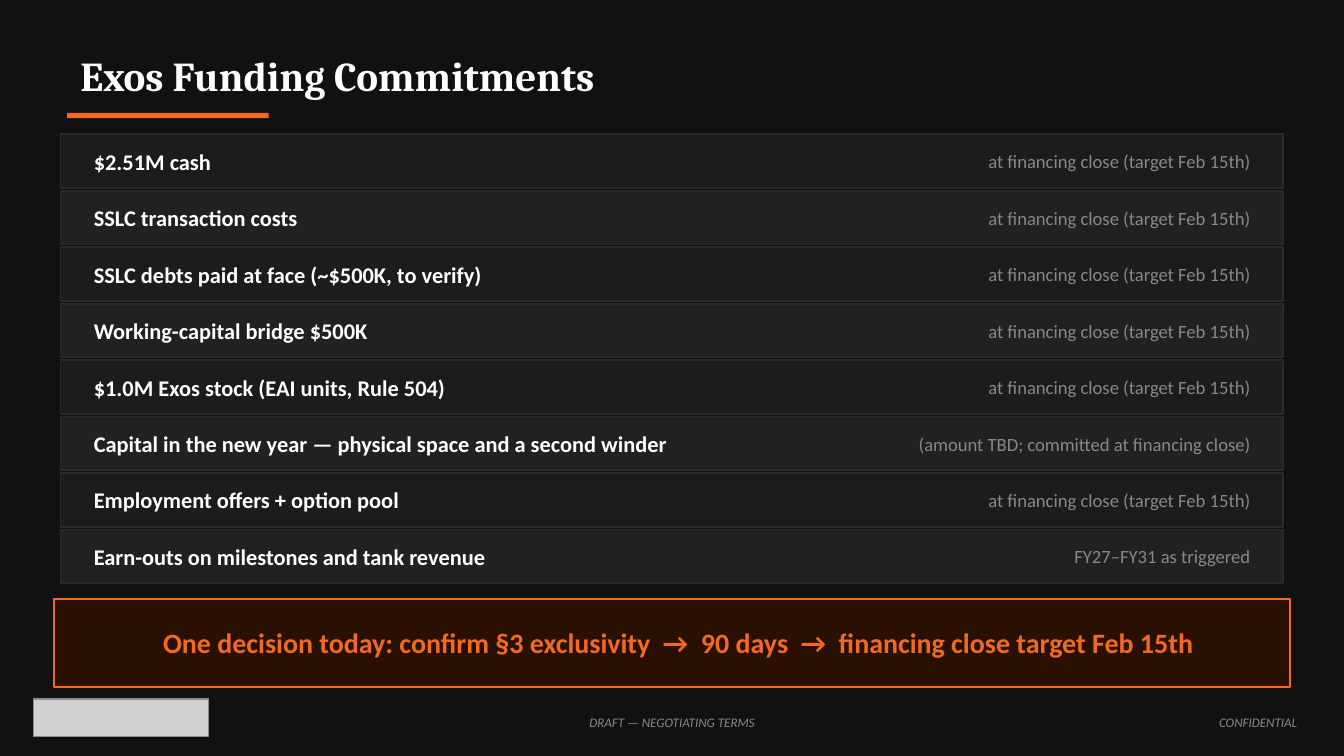
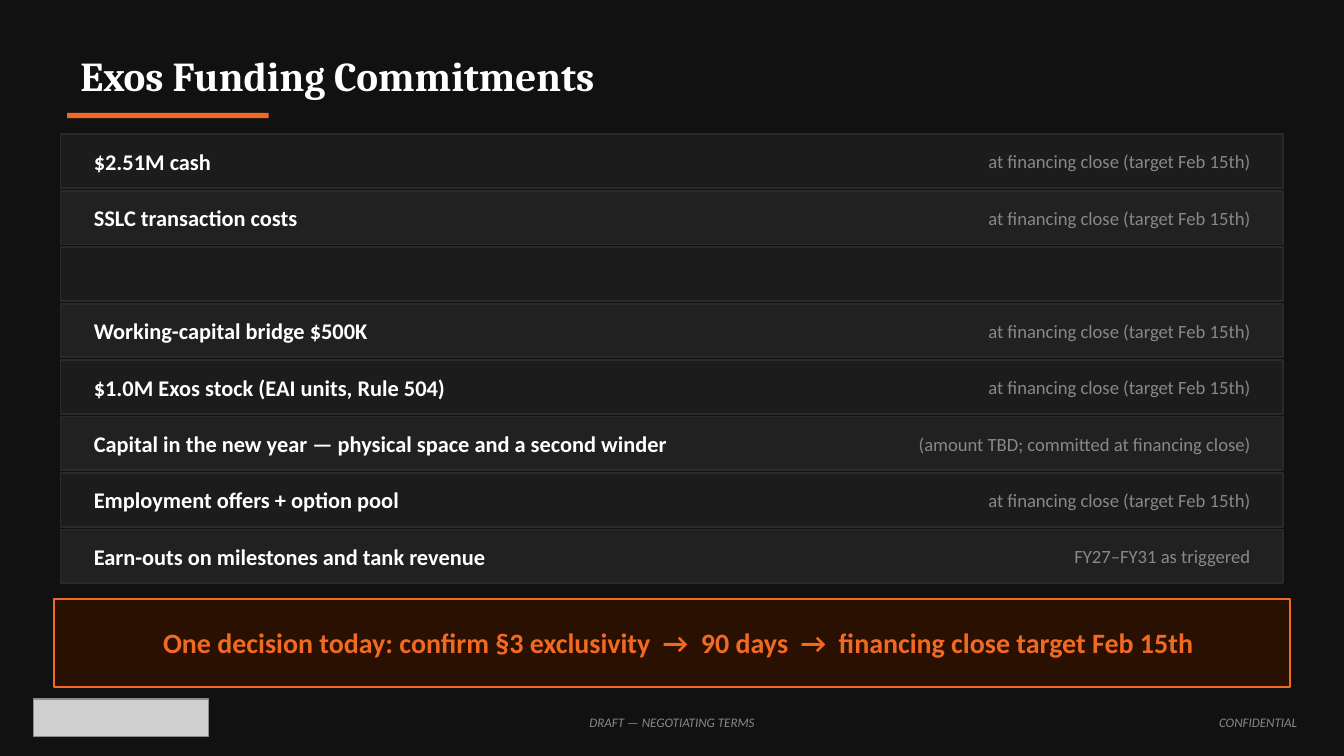
Before and after one commit to ExosAerospace/workspace, a slide deck: slide 9 of drafts/Exos_SSLC_Board_Offer_Overview_2026-10-10_r2.pptx. Drawn at 1344x756 pixels with LibreOffice and Linux fonts; fonts in the diff are those of the drawing; grey boxes stand for pictures. Boxes give left, top, right and bottom in pixels: in the first picture for what was removed or moved away, otherwise in the second. Text is boxed around its words. In the diff, an @@ line names an element or a change of style, - is before the commit and + after.

Commit message:
SSLC r2: remove SSLC debts at face ($500K) from all outputs
Per John 10/10: SSLC debts NOT assumed by Exos at close.

Changes:
- Assumptions!B14 = 0 (was $500K)
- ① $4.36M → $3.86M | ② $5.36M → $4.86M
- ③ LOW/BASE/HIGH: $6.31M/$7.885M/$9.46M → $5.81M/$7.385M/$8.96M
- ④ hold to 2031: $12.0M/$15.8M/$19.4M → $11.5M/$15.3M/$18.9M
- Earn-out totals unchanged ($950K/$2,525K/$4,100K = ③ - ②)

Artifacts updated: xlsx model, r2 pptx deck, offer summary docx,
briefing email docx. Scripts updated in parallel (do NOT re-run model script).

```diff
--- a/drafts/Exos_SSLC_Board_Offer_Overview_2026-10-10_r2.pptx
+++ b/drafts/Exos_SSLC_Board_Offer_Overview_2026-10-10_r2.pptx
@@ text removed at (x1=94, y1=266, x2=482, y2=287) @@
-SSLC debts paid at face (~$500K, to verify)
@@ text removed at (x1=988, y1=268, x2=1251, y2=284) @@
-at financing close (target Feb 15th)
```
Also in this commit, not shown: 2 other slides changed, 7 other files.
